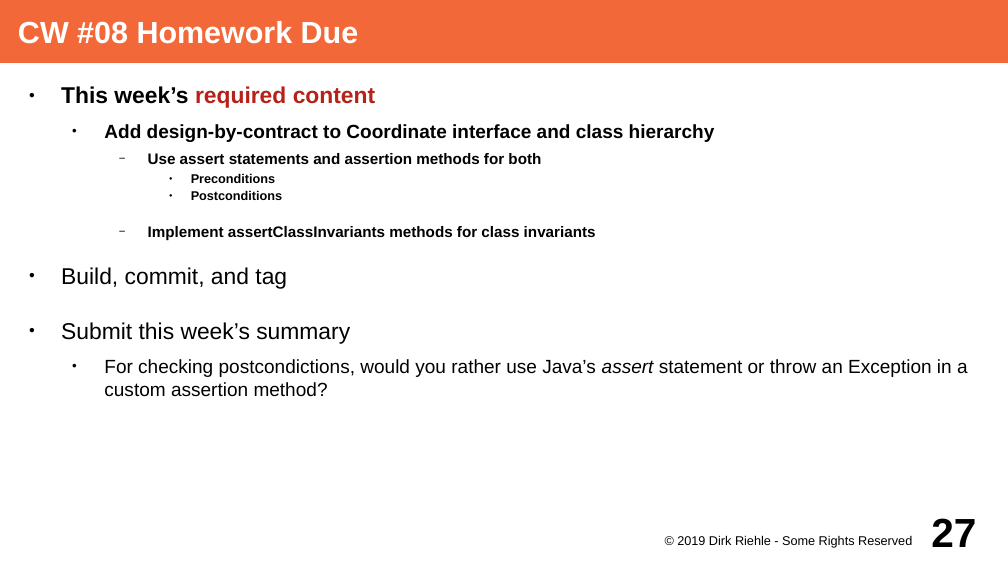
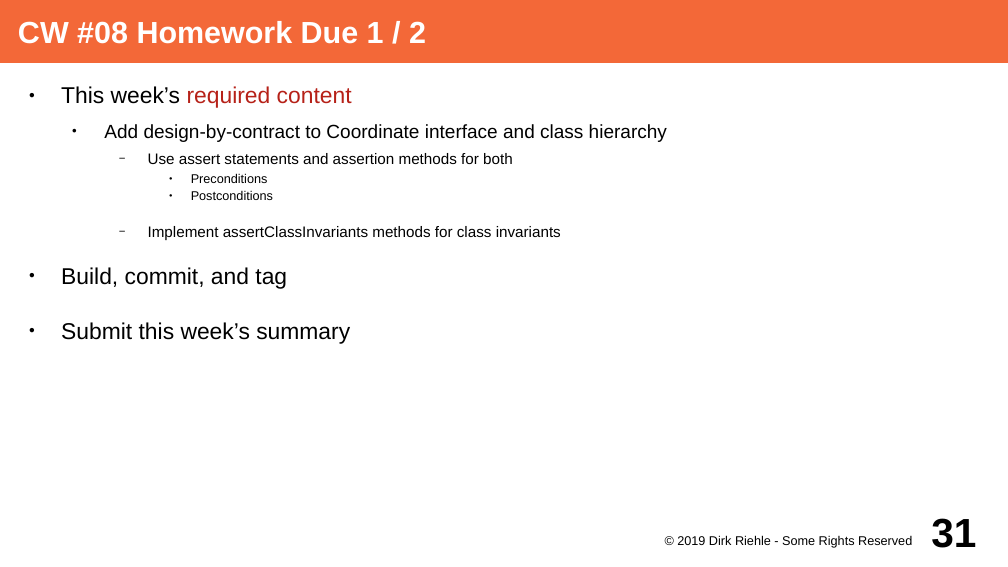
Before and after one commit to dirkriehle/adap-course, a slide deck: slide 31 of Lecture Slides/ADAP A02 - Course Schedule.odp (slide 27 before the commit). Drawn at 1008x567 pixels with LibreOffice and Linux fonts; fonts in the diff are those of the drawing. Boxes give left, top, right and bottom in pixels: in the first picture for what was removed or moved away, otherwise in the second. Text is boxed around its words. In the diff, an @@ line names an element or a change of style, - is before the commit and + after.

```diff
--- a/Lecture Slides/ADAP A02 - Course Schedule.odp
+++ b/Lecture Slides/ADAP A02 - Course Schedule.odp
@@ title at (18, 21, 426, 44): text changed @@
-CW #08 Homework Due
+CW #08 Homework Due 1 / 2
@@ text at (61, 86, 667, 240): bold off in "This week’s required content", "Add design-by-contract to Coordinate interface and class ...", "Use assert statements and assertion methods for ...", "Preconditions" and 2 more places @@
@@ text at (104, 359, 968, 397): paragraph removed @@
-  ● For checking postcondictions, would you rather use Java’s assert statement or throw an Exception in a custom assertion method?
@@ page number at (931, 518, 976, 548): text changed @@
-27
+31
```
Also in this commit, not shown: 34 other slides changed, 10 slides added, 7 other files.
